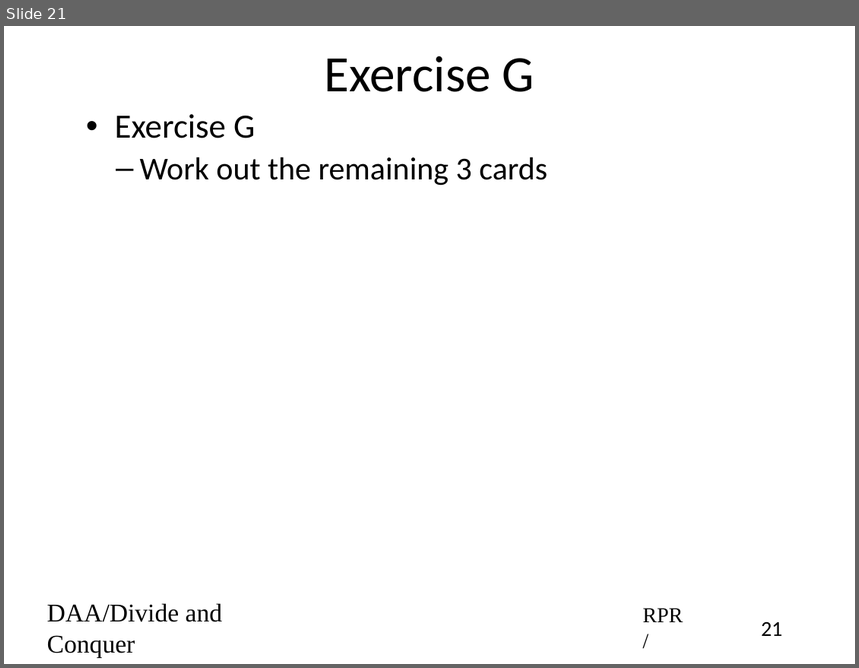
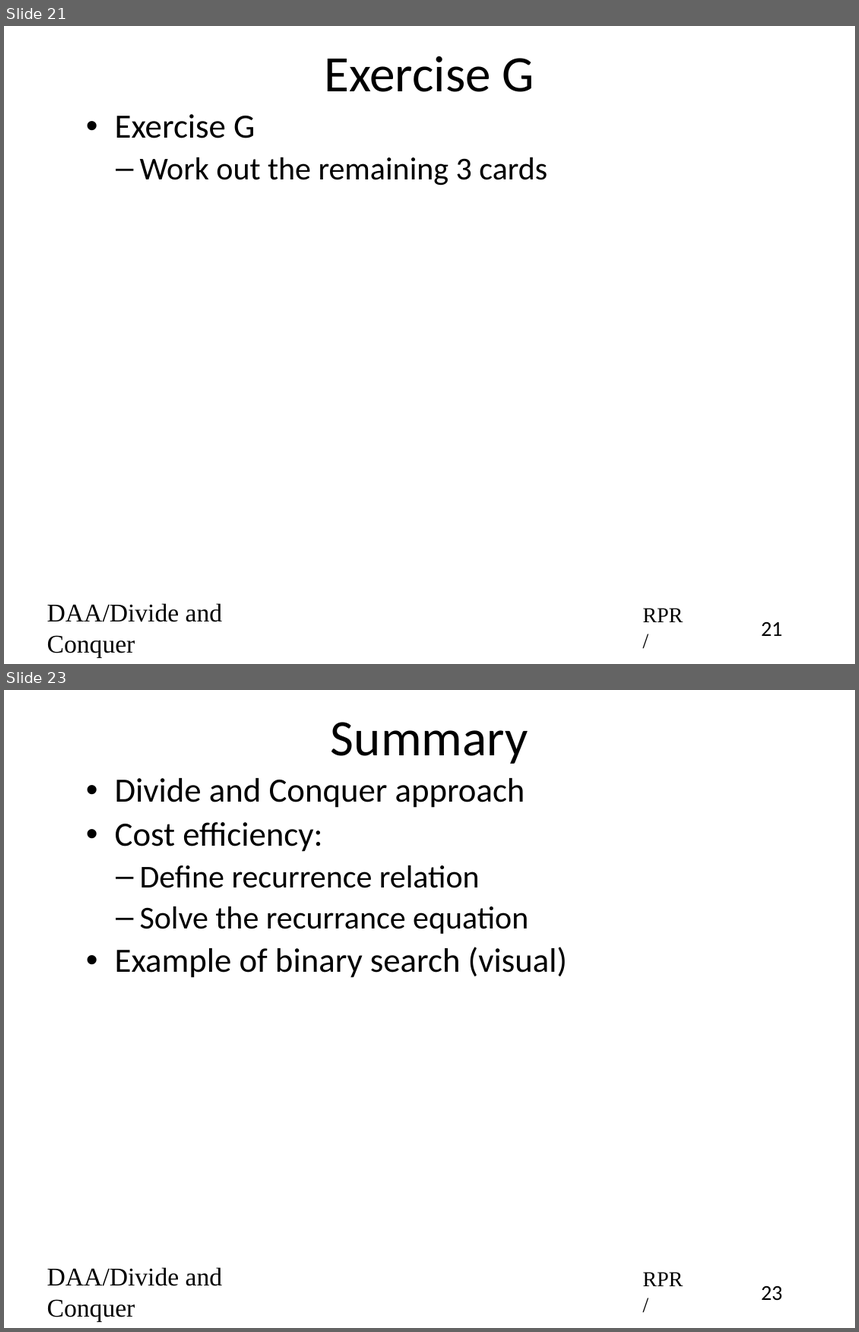
Before and after one commit to rprustagi/2019-17CS43-DAA, a slide deck: Slides-RPR/2019-H1-DAA-L12-Divide-Conquer-BinSearch.pptx. Shown one above the other, each under a label of ours: slide 21 before the commit, slides 21 and 23 after it; the slides between them are not shown. The pictures are 859x668 and 859x1332 pixels, drawn with LibreOffice and Linux fonts; fonts in the diff are those of the drawing. Boxes give left, top, right and bottom in pixels: in the first picture for what was removed or moved away, otherwise in the second. Text is boxed around its words. In the diff, an @@ line names an element or a change of style, - is before the commit and + after.

```diff
--- a/Slides-RPR/2019-H1-DAA-L12-Divide-Conquer-BinSearch.pptx
+++ b/Slides-RPR/2019-H1-DAA-L12-Divide-Conquer-BinSearch.pptx
@@ slide 23 added at bbox=[4, 690, 855, 1328], background #FFFFFF @@
@@ title added at bbox=[331, 722, 528, 764], 48 pt, text #000000 @@
+Summary
@@ text added at bbox=[115, 778, 567, 978], 32 pt, text #000000 @@
+• Divide and Conquer approach
+• Cost efficiency:
+  – Define recurrence relation
+  – Solve the recurrance equation
+• Example of binary search (visual)
@@ text added at bbox=[47, 1268, 223, 1322], 24 pt, text #000000 @@
+DAA/Divide and Conquer
@@ text added at bbox=[643, 1272, 683, 1287], 20 pt, text #000000 @@
+RPR/
@@ page number added at bbox=[761, 1286, 782, 1301], 20 pt, text #000000 @@
+23
```
Also in this commit, not shown: 12 slides changed, 5 other files.
